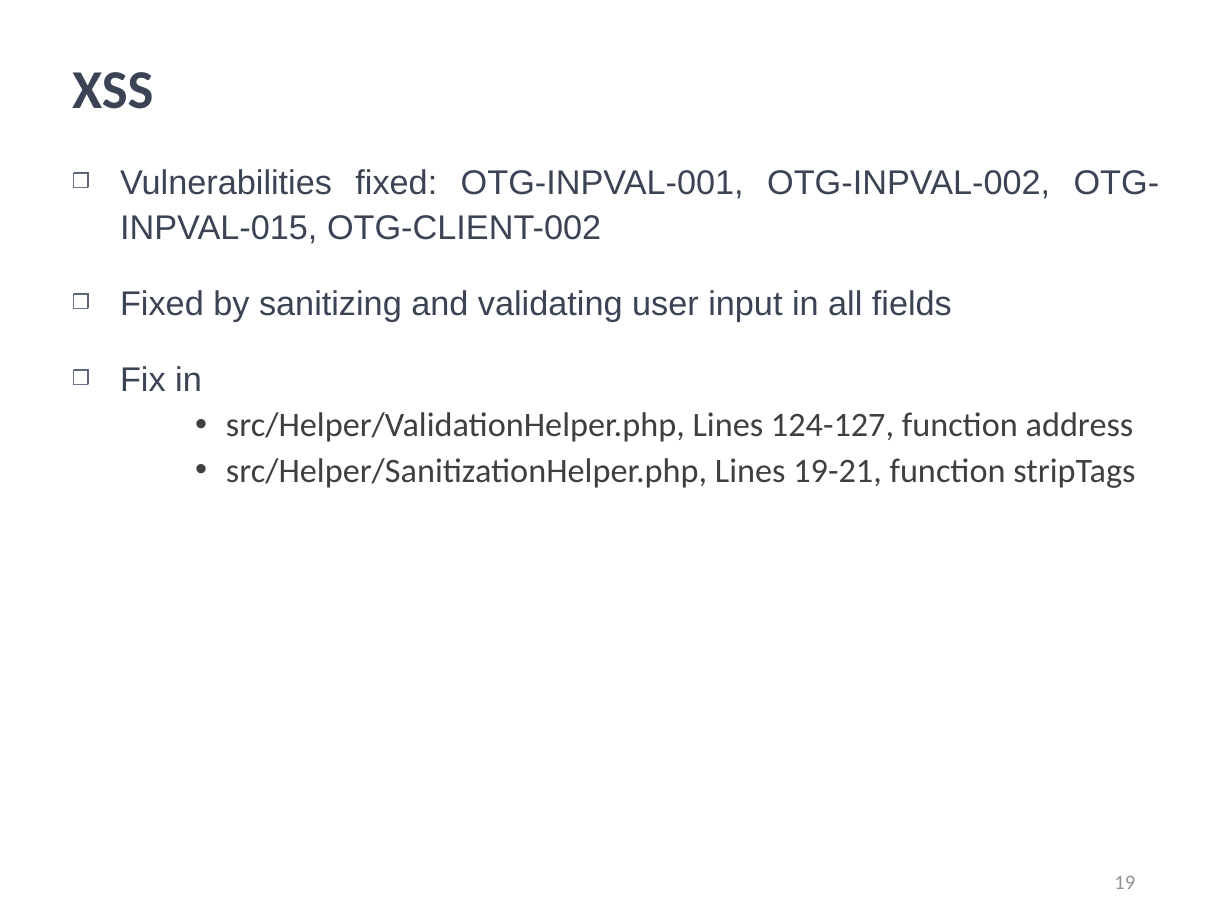
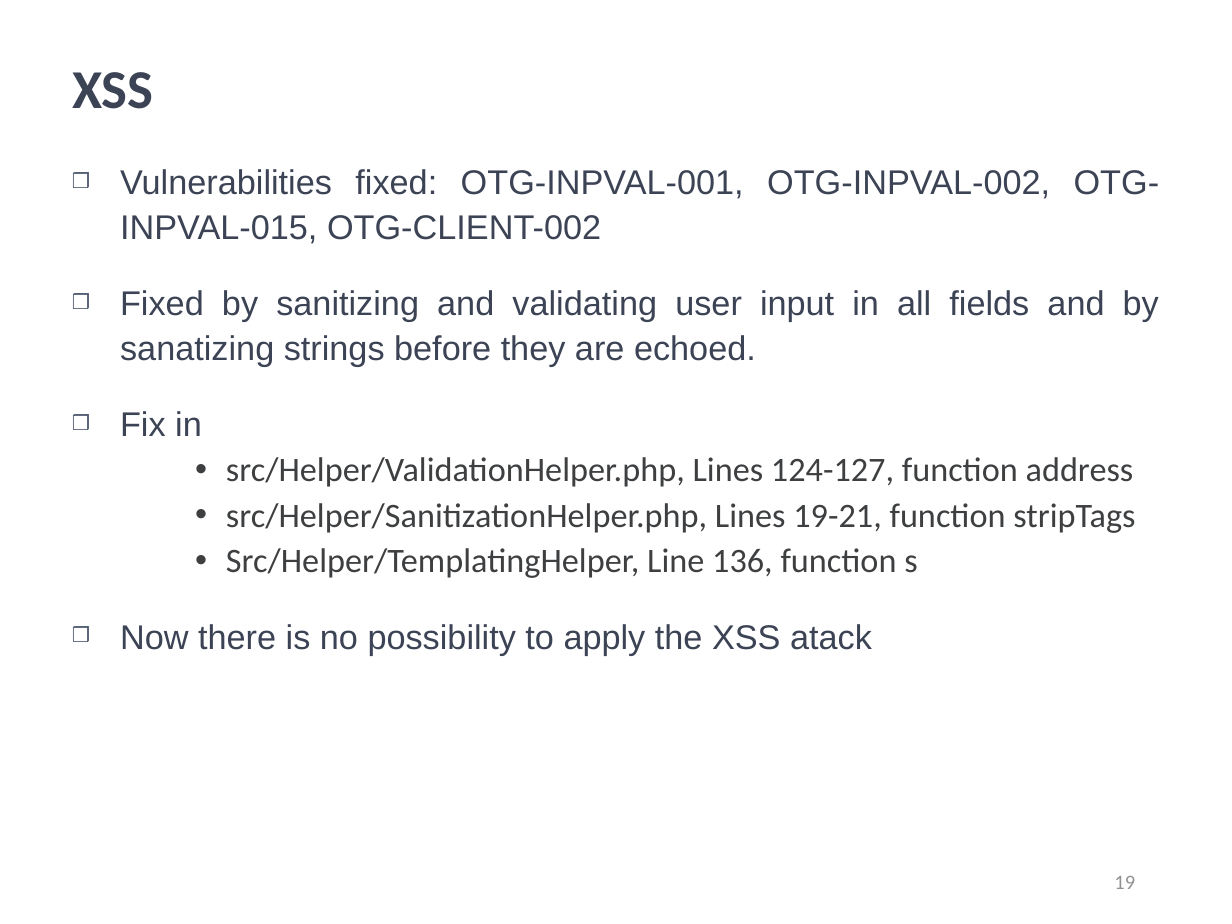
Before and after one commit to kwuerl/secure-coding-team-8, a slide deck: slide 19 of presentations/Phase3.ppt. Drawn at 1232x924 pixels with LibreOffice and Linux fonts; fonts in the diff are those of the drawing; background and template pictures are left out. Boxes give left, top, right and bottom in pixels: in the first picture for what was removed or moved away, otherwise in the second. Text is boxed around its words. In the diff, an @@ line names an element or a change of style, - is before the commit and + after.

```diff
--- a/presentations/Phase3.ppt
+++ b/presentations/Phase3.ppt
@@ text at [120,290,1159,367]: text changed @@
-❒ Fixed by sanitizing and validating user input in all fields
+❒ Fixed by sanitizing and validating user input in all fields and by sanatizing strings before they are echoed.
@@ text at [120,548,917,655]: paragraphs added @@
+    • Src/Helper/TemplatingHelper, Line 136, function s
+❒ Now there is no possibility to apply the XSS atack
```
Also in this commit, not shown: 9 other slides changed.
